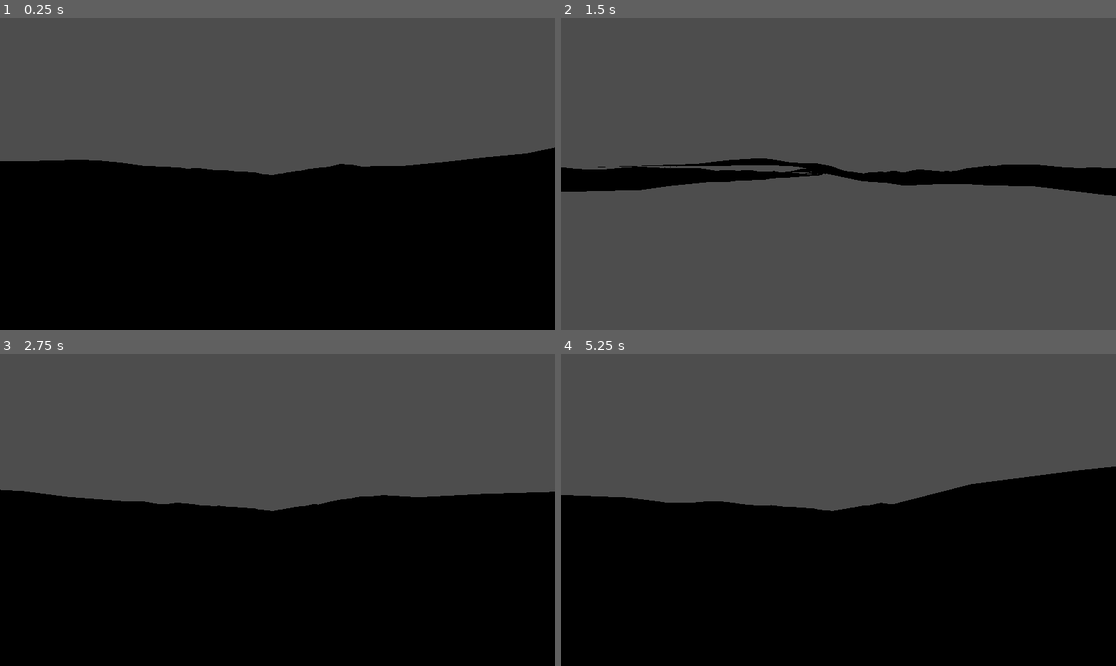
Above: before the commit, frames 1-4 (two rows, left to right).
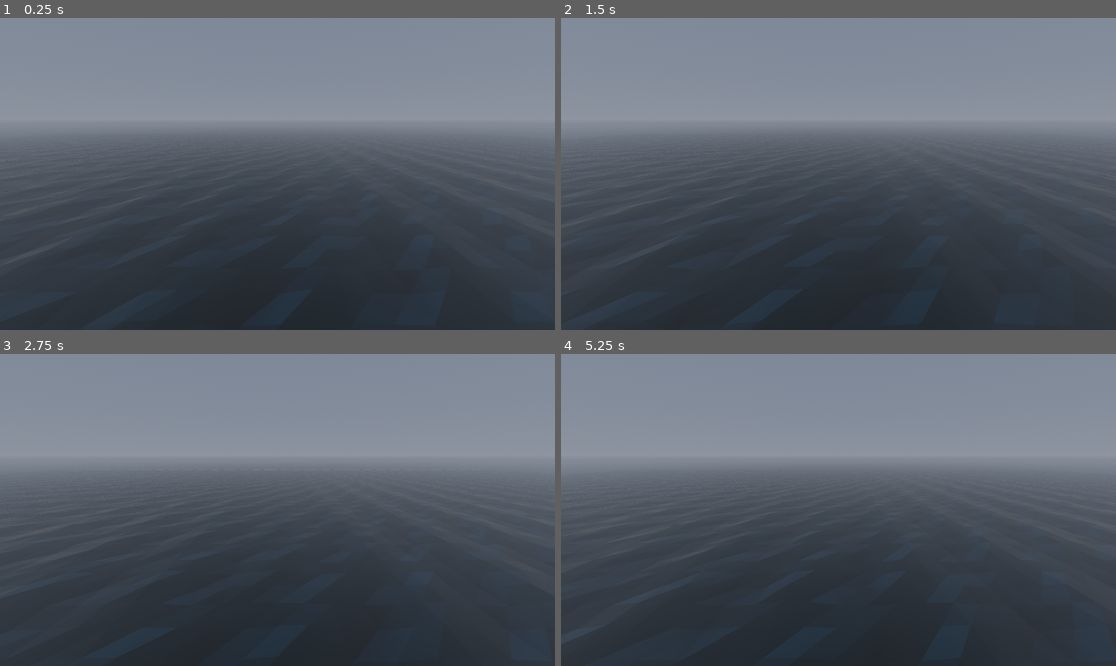
Above: after the commit, the same moments.

Repository: UrHighnez/ocean-simulation
Game: Godot game, scene res://world.tscn
The game is run twice, just before and just after one commit, with the same random seed, the same clock (stepped at 60 frames per second) and the same inputs. Before the commit the project starts from res://ocean.tscn.
Inputs:
- Up to frame 1 (0.25 s): no input
- Up to frame 2 (1.5 s): no input
- Up to frame 3 (2.75 s): no input
- Up to frame 4 (5.25 s): no input

The runs differ from the first frame. In frame 1, 98% of the frame differs, in the area x 0-100%, y 0-100%; in frame 2, 81%; in frame 3, 98%; in frame 4, 98%.

Commit message:
add ocean lod chunk system

Diff:
--- a/ocean.tscn
+++ /dev/null
@@ -1,32 +0,0 @@
-[gd_scene format=3 uid="uid://be1cmelatsxrk"]
-
-[ext_resource type="Shader" uid="uid://vwayivcyyfi" path="res://ocean.gdshader" id="1_j38dg"]
-[ext_resource type="Script" uid="uid://bmm4ha4l15xck" path="res://ocean.gd" id="2_nb2vx"]
-
-[sub_resource type="ShaderMaterial" id="ShaderMaterial_bwgqs"]
-render_priority = 0
-shader = ExtResource("1_j38dg")
-shader_parameter/color_deep = Color(0.05, 0.15, 0.3, 1)
-shader_parameter/color_shallow = Color(0.1, 0.4, 0.6, 1)
-shader_parameter/color_foam = Color(0.9, 0.9, 0.95, 1)
-shader_parameter/foam_level = 0.5
-shader_parameter/deep_level = -0.2
-shader_parameter/time_scale = 1.0
-shader_parameter/wave_a = Vector4(1, 0, 0.2, 10)
-shader_parameter/wave_b = Vector4(0.8, 0.6, 0.15, 6)
-shader_parameter/wave_c = Vector4(-0.2, 0.3, 0.1, 4)
-
-[sub_resource type="PlaneMesh" id="PlaneMesh_kjqlq"]
-size = Vector2(100, 100)
-subdivide_width = 99
-subdivide_depth = 99
-
-[node name="OceanRoot" type="Node3D" unique_id=1617718502]
-
-[node name="Camera3D" type="Camera3D" parent="." unique_id=1378428987]
-
-[node name="OceanMesh" type="MeshInstance3D" parent="Camera3D" unique_id=425008372 node_paths=PackedStringArray("target_node")]
-material_override = SubResource("ShaderMaterial_bwgqs")
-mesh = SubResource("PlaneMesh_kjqlq")
-script = ExtResource("2_nb2vx")
-target_node = NodePath("..")
--- /dev/null
+++ b/ocean_manager.gd
@@ -0,0 +1,74 @@
+extends Node3D
+
+@export var water_material: ShaderMaterial
+
+@export var camera: Camera3D
+@export var chunk_size: float = 50.0
+@export var grid_radius: int = 4 # Ergibt ein 9x9 Gitter (4 in jede Richtung + Mitte)
+
+# Lade deine vorbereiteten Meshes
+@export var mesh_high: PlaneMesh
+@export var mesh_med: PlaneMesh
+@export var mesh_low: PlaneMesh
+
+var chunks = {} # Speichert unsere Chunk-Instanzen
+
+func _ready():
+	# Generiere das initiale Gitter
+	for x in range(-grid_radius, grid_radius + 1):
+		for z in range(-grid_radius, grid_radius + 1):
+			var chunk_pos = Vector2(x, z)
+			_create_chunk(chunk_pos)
+
+func _create_chunk(grid_pos: Vector2):
+	var chunk = MeshInstance3D.new()
+	add_child(chunk)
+	chunk.material_override = water_material
+	chunks[grid_pos] = chunk
+
+func _process(delta):
+	if not camera: return
+
+	# Finde heraus, in welchem Chunk (Grid-Koordinate) sich die Kamera aktuell befindet
+	var cam_grid_pos = Vector2(
+		round(camera.global_position.x / chunk_size),
+		round(camera.global_position.z / chunk_size)
+	)
+
+	# Aktualisiere alle Chunks
+	for grid_pos in chunks.keys():
+		var chunk = chunks[grid_pos]
+
+		# 1. TREADMILL-LOGIK: Snapping und Teleportation
+		# Wenn der Chunk zu weit von der Kamera entfernt ist, verschiebe ihn auf die andere Seite
+		var rel_x = grid_pos.x - cam_grid_pos.x
+		var rel_z = grid_pos.y - cam_grid_pos.y
+
+		var new_grid_x = grid_pos.x
+		var new_grid_z = grid_pos.y
+		var needs_move = false
+
+		if rel_x > grid_radius: new_grid_x -= (grid_radius * 2 + 1); needs_move = true
+		if rel_x < -grid_radius: new_grid_x += (grid_radius * 2 + 1); needs_move = true
+		if rel_z > grid_radius: new_grid_z -= (grid_radius * 2 + 1); needs_move = true
+		if rel_z < -grid_radius: new_grid_z += (grid_radius * 2 + 1); needs_move = true
+
+		if needs_move:
+			# Chunk im Dictionary unter neuer Position speichern
+			var new_grid_pos = Vector2(new_grid_x, new_grid_z)
+			chunks[new_grid_pos] = chunk
+			chunks.erase(grid_pos)
+			grid_pos = new_grid_pos
+
+		# Setze die reale Weltposition des Chunks
+		chunk.global_position = Vector3(grid_pos.x * chunk_size, 0, grid_pos.y * chunk_size)
+
+		# 2. LOD-LOGIK: Mesh basierend auf Distanz tauschen
+		var dist_to_cam = grid_pos.distance_to(cam_grid_pos)
+
+		if dist_to_cam <= 1.5:
+			chunk.mesh = mesh_high
+		elif dist_to_cam <= 3.5:
+			chunk.mesh = mesh_med
+		else:
+			chunk.mesh = mesh_low
--- /dev/null
+++ b/ocean_manager.tscn
@@ -0,0 +1,14 @@
+[gd_scene format=3 uid="uid://cvaw6kwh8c8f7"]
+
+[ext_resource type="Script" uid="uid://c7f4p4jsnn4e0" path="res://ocean_manager.gd" id="1_tbrip"]
+[ext_resource type="Material" uid="uid://b2mi1ltn2s2cr" path="res://ocean_material.tres" id="2_2rlpo"]
+[ext_resource type="PlaneMesh" uid="uid://cstnfck2c6cgh" path="res://water_high.tres" id="3_mm3f0"]
+[ext_resource type="PlaneMesh" uid="uid://bdhnlx7isnk4k" path="res://water_med.tres" id="4_k3vt1"]
+[ext_resource type="PlaneMesh" uid="uid://bmy2lj2age0ka" path="res://water_low.tres" id="5_khhrd"]
+
+[node name="OceanManager" type="Node3D" unique_id=1175576111]
+script = ExtResource("1_tbrip")
+water_material = ExtResource("2_2rlpo")
+mesh_high = ExtResource("3_mm3f0")
+mesh_med = ExtResource("4_k3vt1")
+mesh_low = ExtResource("5_khhrd")
--- a/ocean_material.tres
+++ b/ocean_material.tres
@@ -1,3 +1,16 @@
 [gd_resource type="ShaderMaterial" format=3 uid="uid://b2mi1ltn2s2cr"]
 
+[ext_resource type="Shader" uid="uid://vwayivcyyfi" path="res://ocean.gdshader" id="1_0wgte"]
+
 [resource]
+render_priority = 0
+shader = ExtResource("1_0wgte")
+shader_parameter/color_deep = Color(0.05, 0.15, 0.3, 1)
+shader_parameter/color_shallow = Color(0.1, 0.4, 0.6, 1)
+shader_parameter/color_foam = Color(0.9, 0.9, 0.95, 1)
+shader_parameter/foam_level = 0.5
+shader_parameter/deep_level = -0.2
+shader_parameter/time_scale = 0.5
+shader_parameter/wave_a = Vector4(0.5, 0, 0.1, 5)
+shader_parameter/wave_b = Vector4(0.4, 0.3, 0.075, 3)
+shader_parameter/wave_c = Vector4(-0.1, 0.15, 0.05, 2)
--- /dev/null
+++ b/water_high.tres
@@ -0,0 +1,6 @@
+[gd_resource type="PlaneMesh" format=3 uid="uid://cstnfck2c6cgh"]
+
+[resource]
+size = Vector2(50, 50)
+subdivide_width = 49
+subdivide_depth = 49
--- /dev/null
+++ b/water_low.tres
@@ -0,0 +1,6 @@
+[gd_resource type="PlaneMesh" format=3 uid="uid://bmy2lj2age0ka"]
+
+[resource]
+size = Vector2(50, 50)
+subdivide_width = 19
+subdivide_depth = 19
--- /dev/null
+++ b/water_med.tres
@@ -0,0 +1,6 @@
+[gd_resource type="PlaneMesh" format=3 uid="uid://bdhnlx7isnk4k"]
+
+[resource]
+size = Vector2(50, 50)
+subdivide_width = 4
+subdivide_depth = 4
--- /dev/null
+++ b/world.tscn
@@ -0,0 +1,27 @@
+[gd_scene format=3 uid="uid://be1cmelatsxrk"]
+
+[ext_resource type="PackedScene" uid="uid://cvaw6kwh8c8f7" path="res://ocean_manager.tscn" id="1_f3sb7"]
+
+[sub_resource type="ProceduralSkyMaterial" id="ProceduralSkyMaterial_f3sb7"]
+
+[sub_resource type="Sky" id="Sky_fj7yv"]
+sky_material = SubResource("ProceduralSkyMaterial_f3sb7")
+
+[sub_resource type="Environment" id="Environment_fj7yv"]
+background_mode = 2
+sky = SubResource("Sky_fj7yv")
+fog_enabled = true
+fog_sky_affect = 0.75
+
+[node name="World" type="Node3D" unique_id=1617718502]
+
+[node name="Camera3D" type="Camera3D" parent="." unique_id=1378428987]
+transform = Transform3D(1, 0, 0, 0, 0.9659258, 0.25881904, 0, -0.25881904, 0.9659258, 0, 5, 0)
+
+[node name="DirectionalLight3D" type="DirectionalLight3D" parent="." unique_id=1183741791]
+
+[node name="WorldEnvironment" type="WorldEnvironment" parent="." unique_id=308637182]
+environment = SubResource("Environment_fj7yv")
+
+[node name="OceanManager" parent="." unique_id=1175576111 node_paths=PackedStringArray("camera") instance=ExtResource("1_f3sb7")]
+camera = NodePath("../Camera3D")
Not shown, added: ocean_manager.gd.uid
